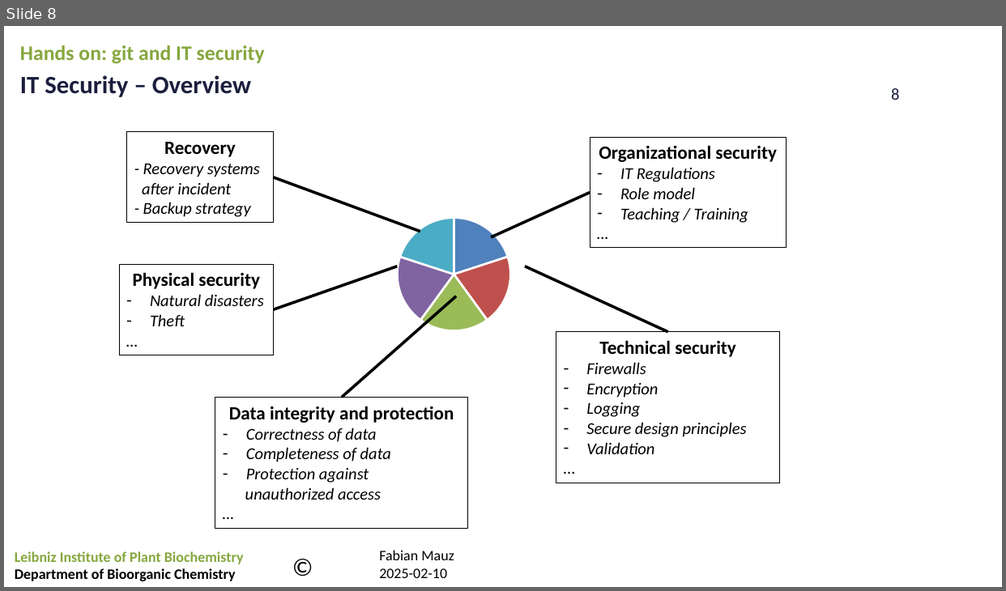
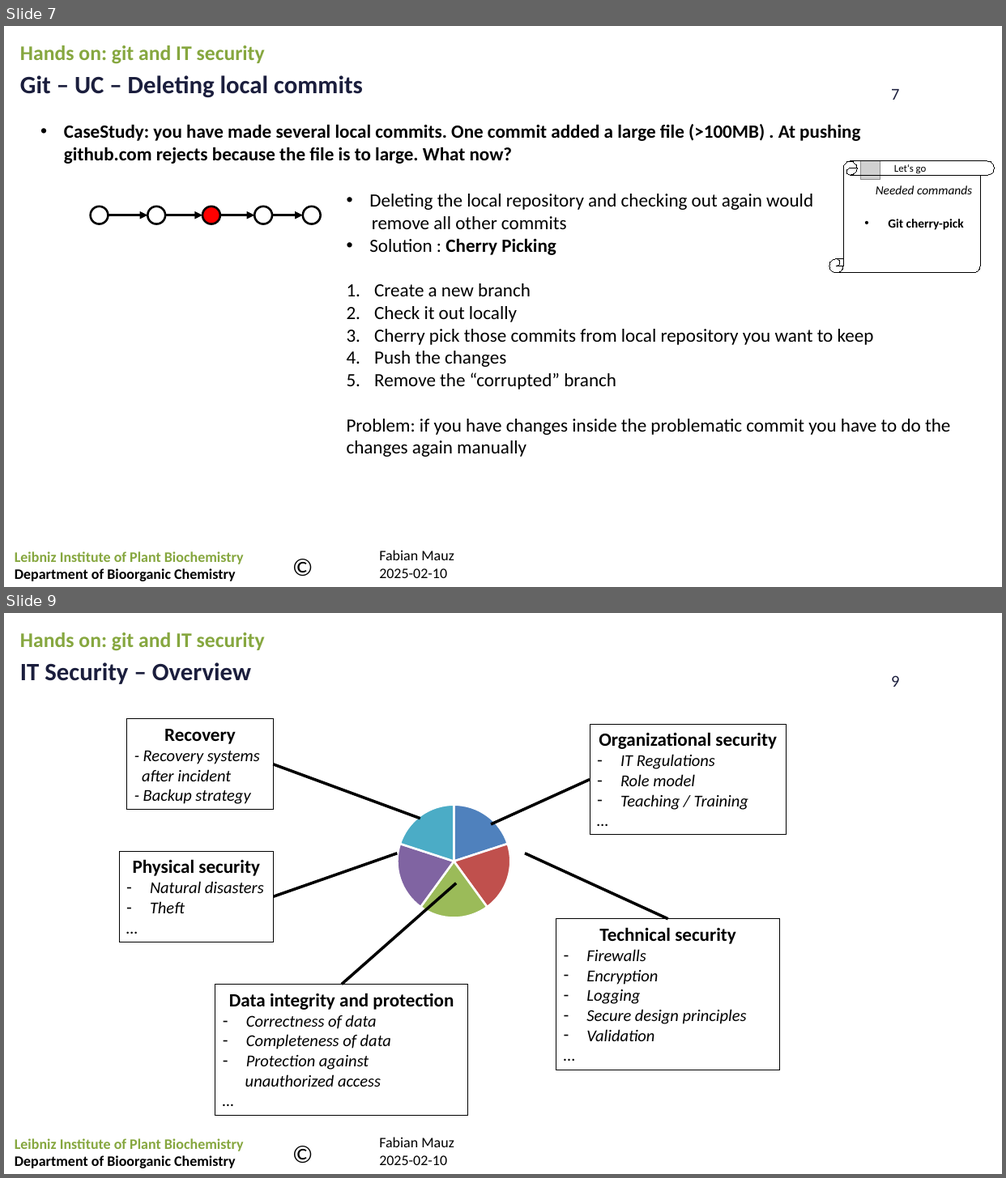
Before and after one commit to FabianMauz/talks_and_lessons, a slide deck: 20250219_git_and_it_security/20250219_git_and_it_security.pptx. Shown one above the other, each under a label of ours: slide 8 before the commit, slides 7 and 9 after it; the slides between them are not shown. The pictures are 1006x591 and 1006x1178 pixels, drawn with LibreOffice and Linux fonts; fonts in the diff are those of the drawing; grey boxes stand for pictures; background and template pictures are left out. Boxes give left, top, right and bottom in pixels: in the first picture for what was removed or moved away, otherwise in the second. Text is boxed around its words. In the diff, an @@ line names an element or a change of style, - is before the commit and + after.

```diff
--- a/20250219_git_and_it_security/20250219_git_and_it_security.pptx
+++ b/20250219_git_and_it_security/20250219_git_and_it_security.pptx
@@ slide 7 added at (4, 26, 1002, 587), background picture (left out); not listed: 4 template elements that a slide beside it also shows @@
@@ text added at (20, 45, 265, 64), 20 pt, text #86A73F, bold @@
+Hands on: git and IT security
@@ text added at (20, 75, 363, 98), 24 pt, text #1B1E3D, bold @@
+Git – UC – Deleting local commits
@@ text added at (64, 124, 860, 164), 18 pt, text #000000, bold @@
+• CaseStudy: you have made several local commits. One commit added a large file (>100MB) . At pushing github.com rejects because the file is to large. What now?
@@ vertical scroll added at (829, 161, 995, 273), outline #000000 0.75 pt @@
@@ picture added at (860, 160, 880, 180) @@
@@ text added at (894, 165, 927, 174), 10 pt, text #000000 @@
+Let‘s go
@@ text added at (347, 194, 950, 457), 18 pt, text #000000 @@
+• Deleting the local repository and checking out again would
+remove all other commits
+• Solution : Cherry Picking
+1. Create a new branch
+2. Check it out locally
+3. Cherry pick those commits from local repository you want to keep
+4. Push the changes
+5. Remove the “corrupted” branch
+Problem: if you have changes inside the problematic commit you have to do the changes again manually
@@ text added at (876, 186, 972, 230), 12 pt, text #000000, italic @@
+Needed commands
+• Git cherry-pick
@@ ellipse added at (90, 207, 108, 224), fill #FFFFFF, outline #000000 2 pt @@
@@ arrow added from (108, 216) to (147, 216), #000000 2.5 pt @@
@@ ellipse added at (147, 207, 166, 224), fill #FFFFFF, outline #000000 2 pt @@
@@ arrow added from (166, 216) to (202, 216), #000000 2.5 pt @@
@@ ellipse added at (202, 207, 220, 224), fill #FF0000, outline #000000 2 pt @@
@@ arrow added from (220, 216) to (255, 216), #000000 2.5 pt @@
@@ ellipse added at (255, 207, 273, 224), fill #FFFFFF, outline #000000 2 pt @@
@@ arrow added from (272, 216) to (303, 216), #000000 2.5 pt @@
@@ ellipse added at (303, 207, 321, 224), fill #FFFFFF, outline #000000 2 pt @@
@@ what was slide 8 is now slide 9 @@
@@ page number at (891, 675, 899, 687): text changed @@
-8
+9
```
Also in this commit, not shown: 5 slides changed, 2 other slides added, 2 slides removed.
